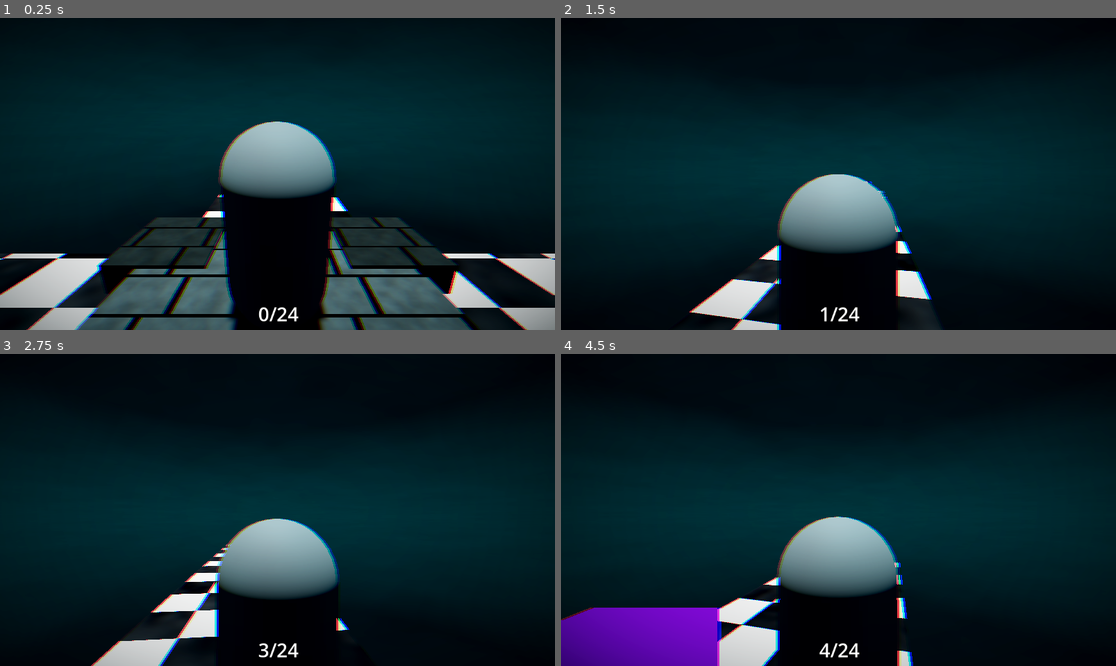
Above: before the commit, frames 1-4 (two rows, left to right).
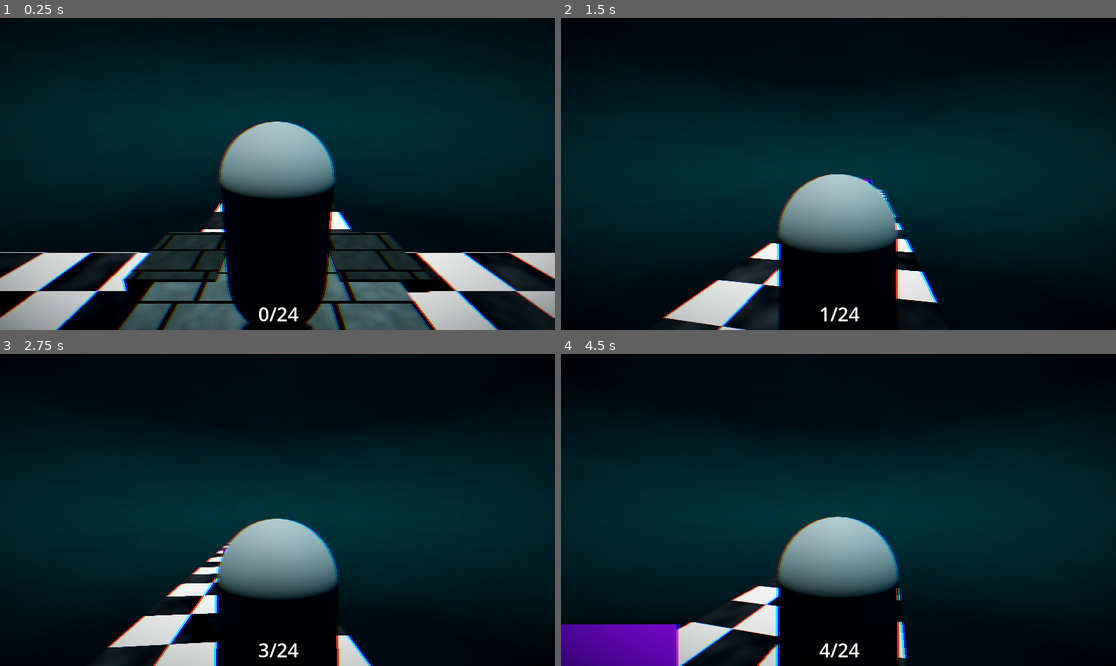
Above: after the commit, the same moments.

Repository: moonwavestudios/Voidscape
Game: Godot game, scene res://main.tscn
Same seed, same stepped clock (60 frames per second), same inputs: the game is played once before the commit and once after it.
Inputs (mouse positions are in pixels of both pictures, inside the frame that each line leads up to):
- Up to frame 1 (0.25 s): no input
- Up to frame 2 (1.5 s): tap Enter (ui_accept) at 0.5, 0.77 s; move the mouse to (866, 174) at 0.52 s; hold Up (ui_up) from 0.53 s (still down); tap E (dash) at 0.6, 1.35 s; move the mouse to (810, 174) at 1.27 s
- Up to frame 3 (2.75 s): keep holding Up (ui_up); tap Enter (ui_accept) at 1.52 s; move the mouse to (288, 503) at 2.02 s; tap E (dash) at 2.1 s
- Up to frame 4 (4.5 s): keep holding Up (ui_up); move the mouse to (832, 516) at 2.77 s; tap E (dash) at 2.85, 3.6, 4.35 s; tap Enter (ui_accept) at 3.02, 3.77 s; move the mouse to (877, 513) at 3.52 s; move the mouse to (794, 506) at 4.27 s

The runs differ from the first frame. In frame 1, 16% of the frame differs, in the area x 0-100%, y 56-100%; in frame 2, 2.2%; in frame 3, 4.4%; in frame 4, 5.2%.

Commit message:
fixed world positions

Diff:
--- a/assets/models/shelf.tscn
+++ b/assets/models/shelf.tscn
@@ -6,49 +6,34 @@
 [sub_resource type="ShaderMaterial" id="ShaderMaterial_7y27r"]
 render_priority = 0
 shader = ExtResource("2_6avyr")
-shader_parameter/wood_base_color = Color(0.04, 0.1, 0.12, 1)
-shader_parameter/wood_grain_color = Color(0.2901961, 0.10980392, 0, 1)
-shader_parameter/teal_tint = Color(0, 0, 0, 1)
+shader_parameter/void_phase = 0.0
 shader_parameter/tile_size = 1.0
 shader_parameter/plank_width = 0.5
 shader_parameter/grain_scale = 8.0
 shader_parameter/roughness_base = 0.85
 shader_parameter/wetness = 0.7
-shader_parameter/teal_strength = 0.0
-shader_parameter/caustic_strength = 0.08
-shader_parameter/caustic_speed = 0.35
 shader_parameter/edge_darkness = 0.6
 
 [sub_resource type="ShaderMaterial" id="ShaderMaterial_6avyr"]
 render_priority = 0
 shader = ExtResource("2_6avyr")
-shader_parameter/wood_base_color = Color(0.04, 0.1, 0.12, 1)
-shader_parameter/wood_grain_color = Color(0.2901961, 0.10980392, 0, 1)
-shader_parameter/teal_tint = Color(0, 0, 0, 1)
+shader_parameter/void_phase = 0.0
 shader_parameter/tile_size = 1.0
 shader_parameter/plank_width = 0.5
 shader_parameter/grain_scale = 8.0
 shader_parameter/roughness_base = 0.85
 shader_parameter/wetness = 0.7
-shader_parameter/teal_strength = 0.0
-shader_parameter/caustic_strength = 0.08
-shader_parameter/caustic_speed = 0.35
 shader_parameter/edge_darkness = 0.6
 
 [sub_resource type="ShaderMaterial" id="ShaderMaterial_sg6r7"]
 render_priority = 0
 shader = ExtResource("2_6avyr")
-shader_parameter/wood_base_color = Color(0.04, 0.1, 0.12, 1)
-shader_parameter/wood_grain_color = Color(0.2901961, 0.10980392, 0, 1)
-shader_parameter/teal_tint = Color(0, 0, 0, 1)
+shader_parameter/void_phase = 0.0
 shader_parameter/tile_size = 1.0
 shader_parameter/plank_width = 0.5
 shader_parameter/grain_scale = 8.0
 shader_parameter/roughness_base = 0.85
 shader_parameter/wetness = 0.7
-shader_parameter/teal_strength = 0.0
-shader_parameter/caustic_strength = 0.08
-shader_parameter/caustic_speed = 0.35
 shader_parameter/edge_darkness = 0.6
 
 [sub_resource type="BoxShape3D" id="BoxShape3D_6avyr"]
--- a/main.tscn
+++ b/main.tscn
@@ -201,7 +201,7 @@
 shadow_enabled = true
 
 [node name="middle" type="StaticBody3D" parent="game" unique_id=423026953]
-transform = Transform3D(4, 0, 0, 0, 0.552, 0, 0, 0, 4, 0, 0.21970677, -15.260033)
+transform = Transform3D(4, 0, 0, 0, 0.552, 0, 0, 0, 4, 0, 0, 0)
 
 [node name="CollisionShape3D" type="CollisionShape3D" parent="game/middle" unique_id=1417470729]
 transform = Transform3D(0.99999934, 0, 0, 0, 0.9999995, 0, 0, 0, 0.9999965, 0, 0, 0)
@@ -252,6 +252,6 @@
 mesh = SubResource("CylinderMesh_1bvp3")
 
 [node name="player" parent="." unique_id=1056688122 groups=["player"] instance=ExtResource("3_h2yge")]
-transform = Transform3D(1, 0, 0, 0, 1, 0, 0, 0, 1, 0, 1.7217877, -15.594077)
+transform = Transform3D(1, 0, 0, 0, 1, 0, 0, 0, 1, 0, 2.1006432, 0)
 
 [connection signal="body_entered" from="game/Beacon" to="game" method="_on_beacon_body_entered"]
--- /dev/null
+++ b/scenes/idk.tscn
@@ -0,0 +1,33 @@
+[gd_scene format=3 uid="uid://1vf5ja7qyf7s"]
+
+[ext_resource type="Shader" uid="uid://daywub3pgh2h8" path="res://shaders/checkerboard_floor.gdshader" id="1_htol6"]
+
+[sub_resource type="BoxShape3D" id="BoxShape3D_wjrnq"]
+size = Vector3(6.9605103, 0.20947266, 6.979004)
+
+[sub_resource type="ShaderMaterial" id="ShaderMaterial_f0r8y"]
+render_priority = 0
+shader = ExtResource("1_htol6")
+shader_parameter/tile_color_a = Color(1, 1, 1, 1)
+shader_parameter/tile_color_b = Color(0.02, 0.02, 0.04, 1)
+shader_parameter/tile_size = 1.0
+shader_parameter/emission_strength = 1.8
+shader_parameter/roughness_a = 0.15
+shader_parameter/roughness_b = 0.9
+shader_parameter/wetness = 0.6
+shader_parameter/caustic_strength = 0.25
+shader_parameter/caustic_speed = 0.4
+
+[sub_resource type="BoxMesh" id="BoxMesh_htol6"]
+material = SubResource("ShaderMaterial_f0r8y")
+
+[node name="idk" type="Node3D" unique_id=398233627]
+
+[node name="StaticBody3D" type="StaticBody3D" parent="." unique_id=706424494]
+
+[node name="CollisionShape3D" type="CollisionShape3D" parent="StaticBody3D" unique_id=1321128766]
+shape = SubResource("BoxShape3D_wjrnq")
+
+[node name="MeshInstance3D" type="MeshInstance3D" parent="StaticBody3D/CollisionShape3D" unique_id=1691003423]
+transform = Transform3D(6.9585605, 0, 0, 0, 0.20355904, 0, 0, 0, 6.914888, 0, 0, 0)
+mesh = SubResource("BoxMesh_htol6")
--- a/scenes/world_1.tscn
+++ b/scenes/world_1.tscn
@@ -48,7 +48,7 @@
 [node name="world_1" type="Node3D" unique_id=858100175 groups=["map"]]
 
 [node name="floor" type="StaticBody3D" parent="." unique_id=1339650077]
-transform = Transform3D(3.8134303, 0, 0, 0, 0.12740725, 0, 0, 0, 26.574448, 0, 0, 0)
+transform = Transform3D(3.8134303, 0, 0, 0, 0.12740725, 0, 0, 0, 26.574448, 0, 0, 15.300276)
 
 [node name="CollisionShape3D" type="CollisionShape3D" parent="floor" unique_id=1815266534]
 transform = Transform3D(0.99999934, 0, 0, 0, 0.9999995, 0, 0, 0, 0.9999965, 0, 0, 0)
@@ -58,7 +58,7 @@
 mesh = SubResource("BoxMesh_7mhm3")
 
 [node name="floor5" type="StaticBody3D" parent="." unique_id=1910413110]
-transform = Transform3D(3.8134303, 0, 0, 0, 0.12740725, 0, 0, 0, 26.574448, 0.06, 12.928, -53.455)
+transform = Transform3D(3.8134303, 0, 0, 0, 0.12740725, 0, 0, 0, 26.574448, 0.06, 12.928, -38.154724)
 
 [node name="CollisionShape3D" type="CollisionShape3D" parent="floor5" unique_id=988390194]
 transform = Transform3D(0.99999934, 0, 0, 0, 0.9999995, 0, 0, 0, 0.9999965, 0, 0, 0)
@@ -68,7 +68,7 @@
 mesh = SubResource("BoxMesh_7mhm3")
 
 [node name="floor2" type="StaticBody3D" parent="." unique_id=1910943653]
-transform = Transform3D(3.81343, 0, 0, 0, 0.110337906, -13.287223, 0, 0.06370362, 23.014143, 0.04314375, 6.2920895, -28.690655)
+transform = Transform3D(3.81343, 0, 0, 0, 0.110337906, -13.287223, 0, 0.06370362, 23.014143, 0.04314375, 6.2920895, -13.390379)
 
 [node name="CollisionShape3D" type="CollisionShape3D" parent="floor2" unique_id=1760123786]
 transform = Transform3D(0.99999934, 0, 0, 0, 0.9999995, 0, 0, 0, 0.9999965, 0, 0, 0)
@@ -78,7 +78,7 @@
 mesh = SubResource("BoxMesh_1moov")
 
 [node name="floor3" type="StaticBody3D" parent="." unique_id=493841782]
-transform = Transform3D(-1.6669031e-07, 0, -26.574446, 0, 0.12740724, 0, 3.8134298, 0, -1.161606e-06, 15.299782, 0, -15.24336)
+transform = Transform3D(-1.6669031e-07, 0, -26.574446, 0, 0.12740724, 0, 3.8134298, 0, -1.161606e-06, 15.299782, 0, 0.056916237)
 
 [node name="CollisionShape3D" type="CollisionShape3D" parent="floor3" unique_id=1901577575]
 transform = Transform3D(0.99999934, 0, 0, 0, 0.9999995, 0, 0, 0, 0.9999965, 0, 0, 0)
@@ -88,7 +88,7 @@
 mesh = SubResource("BoxMesh_63fu1")
 
 [node name="floor4" type="StaticBody3D" parent="." unique_id=1130945434]
-transform = Transform3D(-1.6669031e-07, 0, -26.574446, 0, 0.12740724, 0, 3.8134298, 0, -1.161606e-06, -15.359726, 0, -15.24336)
+transform = Transform3D(-1.6669031e-07, 0, -26.574446, 0, 0.12740724, 0, 3.8134298, 0, -1.161606e-06, -15.359726, 0, 0.056916237)
 
 [node name="CollisionShape3D" type="CollisionShape3D" parent="floor4" unique_id=691423092]
 transform = Transform3D(0.99999934, 0, 0, 0, 0.9999995, 0, 0, 0, 0.9999965, 0, 0, 0)
@@ -98,91 +98,91 @@
 mesh = SubResource("BoxMesh_ob026")
 
 [node name="gifts" parent="." unique_id=702350556 instance=ExtResource("3_kwwa1")]
-transform = Transform3D(1, 0, 0, 0, 1, 0, 0, 0, 1, 0, 0.7992177, 0)
+transform = Transform3D(1, 0, 0, 0, 1, 0, 0, 0, 1, 0, 0.7992177, 15.300276)
 
 [node name="gifts2" parent="." unique_id=2059811281 instance=ExtResource("3_kwwa1")]
-transform = Transform3D(1, 0, 0, 0, 1, 0, 0, 0, 1, 0, 0.7992177, -3.864358)
+transform = Transform3D(1, 0, 0, 0, 1, 0, 0, 0, 1, 0, 0.7992177, 11.435918)
 
 [node name="gifts3" parent="." unique_id=296427372 instance=ExtResource("3_kwwa1")]
-transform = Transform3D(1, 0, 0, 0, 1, 0, 0, 0, 1, 0, 0.7992177, 3.6139193)
+transform = Transform3D(1, 0, 0, 0, 1, 0, 0, 0, 1, 0, 0.7992177, 18.914196)
 
 [node name="gifts4" parent="." unique_id=1585398039 instance=ExtResource("3_kwwa1")]
-transform = Transform3D(1, 0, 0, 0, 1, 0, 0, 0, 1, 0, 0.7992177, 7.124599)
+transform = Transform3D(1, 0, 0, 0, 1, 0, 0, 0, 1, 0, 0.7992177, 22.424875)
 
 [node name="gifts5" parent="." unique_id=1337819846 instance=ExtResource("3_kwwa1")]
-transform = Transform3D(1, 0, 0, 0, 1, 0, 0, 0, 1, 0, 0.7992177, 10.467125)
+transform = Transform3D(1, 0, 0, 0, 1, 0, 0, 0, 1, 0, 0.7992177, 25.7674)
 
 [node name="gifts6" parent="." unique_id=2018747615 instance=ExtResource("3_kwwa1")]
-transform = Transform3D(1, 0, 0, 0, 1, 0, 0, 0, 1, 0, 0.7992177, -7.8454056)
+transform = Transform3D(1, 0, 0, 0, 1, 0, 0, 0, 1, 0, 0.7992177, 7.45487)
 
 [node name="gifts7" parent="." unique_id=239453683 instance=ExtResource("3_kwwa1")]
-transform = Transform3D(1, 0, 0, 0, 1, 0, 0, 0, 1, 0, 3.356277, -21.292374)
+transform = Transform3D(1, 0, 0, 0, 1, 0, 0, 0, 1, 0, 3.356277, -5.992098)
 
 [node name="gifts8" parent="." unique_id=1846843525 instance=ExtResource("3_kwwa1")]
-transform = Transform3D(1, 0, 0, 0, 1, 0, 0, 0, 1, 0, 5.6959777, -24.593096)
+transform = Transform3D(1, 0, 0, 0, 1, 0, 0, 0, 1, 0, 5.6959777, -9.29282)
 
 [node name="gifts9" parent="." unique_id=1759384010 instance=ExtResource("3_kwwa1")]
-transform = Transform3D(1, 0, 0, 0, 1, 0, 0, 0, 1, 0, 7.196434, -28.004538)
+transform = Transform3D(1, 0, 0, 0, 1, 0, 0, 0, 1, 0, 7.196434, -12.704262)
 
 [node name="gifts10" parent="." unique_id=573105549 instance=ExtResource("3_kwwa1")]
-transform = Transform3D(1, 0, 0, 0, 1, 0, 0, 0, 1, 0, 9.488134, -31.552147)
+transform = Transform3D(1, 0, 0, 0, 1, 0, 0, 0, 1, 0, 9.488134, -16.251871)
 
 [node name="gifts11" parent="." unique_id=1315328048 instance=ExtResource("3_kwwa1")]
-transform = Transform3D(1, 0, 0, 0, 1, 0, 0, 0, 1, 0, 13.77446, -38.68853)
+transform = Transform3D(1, 0, 0, 0, 1, 0, 0, 0, 1, 0, 13.77446, -23.388254)
 
 [node name="gifts25" parent="." unique_id=752341191 instance=ExtResource("3_kwwa1")]
-transform = Transform3D(1, 0, 0, 0, 1, 0, 0, 0, 1, 0, 14.136917, -42.289597)
+transform = Transform3D(1, 0, 0, 0, 1, 0, 0, 0, 1, 0, 14.136917, -26.98932)
 
 [node name="gifts26" parent="." unique_id=1586988729 instance=ExtResource("3_kwwa1")]
-transform = Transform3D(1, 0, 0, 0, 1, 0, 0, 0, 1, 0, 14.136917, -47.01939)
+transform = Transform3D(1, 0, 0, 0, 1, 0, 0, 0, 1, 0, 14.136917, -31.719114)
 
 [node name="gifts27" parent="." unique_id=198834856 instance=ExtResource("3_kwwa1")]
-transform = Transform3D(1, 0, 0, 0, 1, 0, 0, 0, 1, 0, 14.136917, -51.337048)
+transform = Transform3D(1, 0, 0, 0, 1, 0, 0, 0, 1, 0, 14.136917, -36.036774)
 
 [node name="gifts28" parent="." unique_id=8508022 instance=ExtResource("3_kwwa1")]
-transform = Transform3D(1, 0, 0, 0, 1, 0, 0, 0, 1, 0, 14.136917, -56.05602)
+transform = Transform3D(1, 0, 0, 0, 1, 0, 0, 0, 1, 0, 14.136917, -40.755745)
 
 [node name="gifts29" parent="." unique_id=292555009 instance=ExtResource("3_kwwa1")]
-transform = Transform3D(1, 0, 0, 0, 1, 0, 0, 0, 1, 0, 14.136917, -60.809048)
+transform = Transform3D(1, 0, 0, 0, 1, 0, 0, 0, 1, 0, 14.136917, -45.508774)
 
 [node name="gifts12" parent="." unique_id=1263676095 instance=ExtResource("3_kwwa1")]
-transform = Transform3D(1, 0, 0, 0, 1, 0, 0, 0, 1, 0, 11.719629, -35.517315)
+transform = Transform3D(1, 0, 0, 0, 1, 0, 0, 0, 1, 0, 11.719629, -20.21704)
 
 [node name="gifts13" parent="." unique_id=1314101961 instance=ExtResource("3_kwwa1")]
-transform = Transform3D(-4.371139e-08, 0, -1, 0, 1, 0, 1, 0, -4.371139e-08, 6.1615486, 0.7992177, -15.072373)
+transform = Transform3D(-4.371139e-08, 0, -1, 0, 1, 0, 1, 0, -4.371139e-08, 6.1615486, 0.7992177, 0.22790241)
 
 [node name="gifts14" parent="." unique_id=832148735 instance=ExtResource("3_kwwa1")]
-transform = Transform3D(-4.371139e-08, 0, -1, 0, 1, 0, 1, 0, -4.371139e-08, 9.462271, 0.7992177, -15.072373)
+transform = Transform3D(-4.371139e-08, 0, -1, 0, 1, 0, 1, 0, -4.371139e-08, 9.462271, 0.7992177, 0.22790241)
 
 [node name="gifts15" parent="." unique_id=1575096478 instance=ExtResource("3_kwwa1")]
-transform = Transform3D(-4.371139e-08, 0, -1, 0, 1, 0, 1, 0, -4.371139e-08, 12.873713, 0.7992177, -15.072373)
+transform = Transform3D(-4.371139e-08, 0, -1, 0, 1, 0, 1, 0, -4.371139e-08, 12.873713, 0.7992177, 0.22790241)
 
 [node name="gifts16" parent="." unique_id=889311812 instance=ExtResource("3_kwwa1")]
-transform = Transform3D(-4.371139e-08, 0, -1, 0, 1, 0, 1, 0, -4.371139e-08, 16.421322, 0.7992177, -15.072373)
+transform = Transform3D(-4.371139e-08, 0, -1, 0, 1, 0, 1, 0, -4.371139e-08, 16.421322, 0.7992177, 0.22790241)
 
 [node name="gifts17" parent="." unique_id=1221742133 instance=ExtResource("3_kwwa1")]
-transform = Transform3D(-4.371139e-08, 0, -1, 0, 1, 0, 1, 0, -4.371139e-08, 24.79475, 0.7992177, -15.072373)
+transform = Transform3D(-4.371139e-08, 0, -1, 0, 1, 0, 1, 0, -4.371139e-08, 24.79475, 0.7992177, 0.22790241)
 
 [node name="gifts18" parent="." unique_id=1012960979 instance=ExtResource("3_kwwa1")]
-transform = Transform3D(-4.371139e-08, 0, -1, 0, 1, 0, 1, 0, -4.371139e-08, 20.38649, 0.7992177, -15.072373)
+transform = Transform3D(-4.371139e-08, 0, -1, 0, 1, 0, 1, 0, -4.371139e-08, 20.38649, 0.7992177, 0.22790241)
 
 [node name="gifts19" parent="." unique_id=1934265888 instance=ExtResource("3_kwwa1")]
-transform = Transform3D(-4.371139e-08, 0, -1, 0, 1, 0, 1, 0, -4.371139e-08, -24.596165, 0.7992177, -15.072373)
+transform = Transform3D(-4.371139e-08, 0, -1, 0, 1, 0, 1, 0, -4.371139e-08, -24.596165, 0.7992177, 0.22790241)
 
 [node name="gifts20" parent="." unique_id=1139502717 instance=ExtResource("3_kwwa1")]
-transform = Transform3D(-4.371139e-08, 0, -1, 0, 1, 0, 1, 0, -4.371139e-08, -21.295443, 0.7992177, -15.072373)
+transform = Transform3D(-4.371139e-08, 0, -1, 0, 1, 0, 1, 0, -4.371139e-08, -21.295443, 0.7992177, 0.22790241)
 
 [node name="gifts21" parent="." unique_id=1275338607 instance=ExtResource("3_kwwa1")]
-transform = Transform3D(-4.371139e-08, 0, -1, 0, 1, 0, 1, 0, -4.371139e-08, -17.884, 0.7992177, -15.072373)
+transform = Transform3D(-4.371139e-08, 0, -1, 0, 1, 0, 1, 0, -4.371139e-08, -17.884, 0.7992177, 0.22790241)
 
 [node name="gifts22" parent="." unique_id=725445539 instance=ExtResource("3_kwwa1")]
-transform = Transform3D(-4.371139e-08, 0, -1, 0, 1, 0, 1, 0, -4.371139e-08, -14.336391, 0.7992177, -15.072373)
+transform = Transform3D(-4.371139e-08, 0, -1, 0, 1, 0, 1, 0, -4.371139e-08, -14.336391, 0.7992177, 0.22790241)
 
 [node name="gifts23" parent="." unique_id=1046082417 instance=ExtResource("3_kwwa1")]
-transform = Transform3D(-4.371139e-08, 0, -1, 0, 1, 0, 1, 0, -4.371139e-08, -5.962963, 0.7992177, -15.072373)
+transform = Transform3D(-4.371139e-08, 0, -1, 0, 1, 0, 1, 0, -4.371139e-08, -5.962963, 0.7992177, 0.22790241)
 
 [node name="gifts24" parent="." unique_id=1990453461 instance=ExtResource("3_kwwa1")]
-transform = Transform3D(-4.371139e-08, 0, -1, 0, 1, 0, 1, 0, -4.371139e-08, -10.371223, 0.7992177, -15.072373)
+transform = Transform3D(-4.371139e-08, 0, -1, 0, 1, 0, 1, 0, -4.371139e-08, -10.371223, 0.7992177, 0.22790241)
 
 [node name="Node3D" parent="." unique_id=634067638 instance=ExtResource("3_4eyuj")]
-transform = Transform3D(-0.5, 0, -7.54979e-08, 0, 0.5, 0, 7.54979e-08, 0, -0.5, 1.4011321, 0.5610644, 0)
+transform = Transform3D(-0.5, 0, -7.54979e-08, 0, 0.5, 0, 7.54979e-08, 0, -0.5, 1.4011321, 0.5610644, 15.300276)
--- a/scenes/world_test.tscn
+++ b/scenes/world_test.tscn
@@ -46,6 +46,7 @@
 material = SubResource("ShaderMaterial_puv4i")
 
 [node name="world_test" type="Node3D" unique_id=858100175 groups=["map"]]
+transform = Transform3D(1, 0, 0, 0, 1, 0, 0, 0, 1, 0, 0, 15.115078)
 
 [node name="floor" type="StaticBody3D" parent="." unique_id=1339650077]
 transform = Transform3D(3.8134303, 0, 0, 0, 0.12740725, 0, 0, 0, 26.574448, 0, 0, 0)
